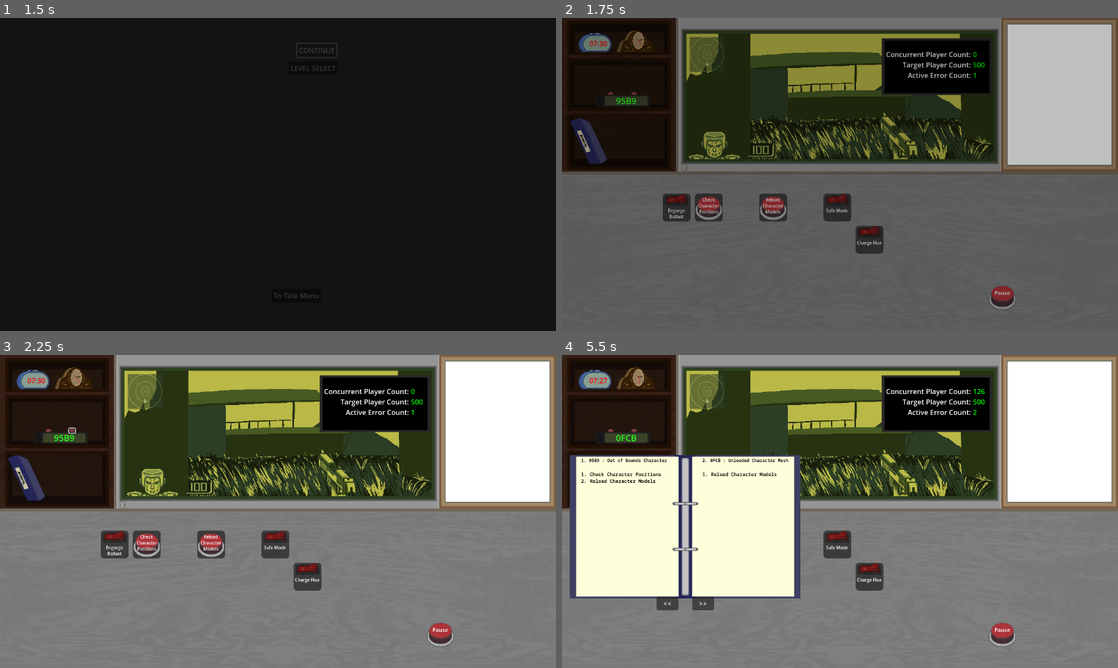
Above: before the commit, frames 1-4 (two rows, left to right).
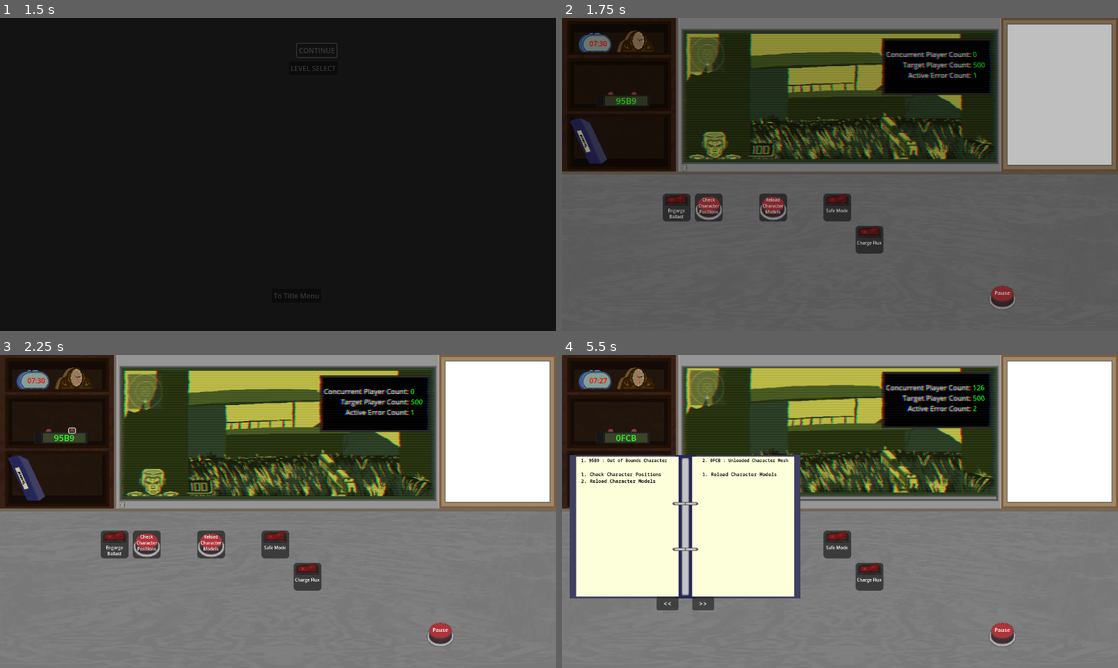
Above: after the commit, the same moments.

Repository: Carth501/team-ferret
Game: Godot game, scene res://scenes/main_menu.tscn
The game is run twice, just before and just after one commit, with the same random seed, the same clock (stepped at 60 frames per second) and the same inputs. Sound files missing from this copy of the repository are replaced by a short silence.
Inputs (mouse positions are in pixels of both pictures, inside the frame that each line leads up to):
- Up to frame 1 (1.5 s): click "NEW GAME" at 0.5 s; click "CONTINUE" at 1.25 s
- Up to frame 2 (1.75 s): no input
- Up to frame 3 (2.25 s): click (72, 430) at 2 s
- Up to frame 4 (5.5 s): click (634, 430) at 2.75 s; click (706, 545) at 3.52 s; click (612, 430) at 4.25 s; click (589, 477) at 5 s

Frame 1 is identical in both runs. In frame 2, 3.6% of the frame differs, in the area x 21-79%, y 4-46%; in frame 3, 4.4%; in frame 4, 7.4%.

Commit message:
Cubicle Shaders
Added some shaders licensed under CC0 to the cubicle game screen.

Diff:
--- a/scenes/cubicle.tscn
+++ b/scenes/cubicle.tscn
@@ -19,6 +19,9 @@
 [ext_resource type="Texture2D" uid="uid://csk45deete1px" path="res://assets/images/gun_frames/TS_Deagle_0005.png" id="12_jcpxg"]
 [ext_resource type="Texture2D" uid="uid://dtj1h1hi3lx68" path="res://assets/images/gun_frames/TS_Deagle_0006.png" id="13_v23kw"]
 [ext_resource type="Texture2D" uid="uid://dwt8rfrvbjosf" path="res://assets/images/gun_frames/TS_Deagle_0007.png" id="14_me3sa"]
+[ext_resource type="Shader" path="res://shaders/TV.gdshader" id="15_83n4x"]
+[ext_resource type="Shader" path="res://shaders/grain.gdshader" id="15_cu1ot"]
+[ext_resource type="Shader" path="res://shaders/LensDistortion.gdshader" id="15_lhxng"]
 [ext_resource type="Texture2D" uid="uid://bxoukhvxxx8jj" path="res://assets/images/gun_frames/TS_Deagle_0008.png" id="15_uprxk"]
 [ext_resource type="Texture2D" uid="uid://dpmbu1kir072h" path="res://assets/images/gun_frames/TS_Deagle_0009.png" id="16_byysa"]
 [ext_resource type="Texture2D" uid="uid://cf5n1nah75yql" path="res://assets/images/gun_frames/TS_Deagle_0010.png" id="17_1kxj8"]
@@ -34,6 +37,73 @@
 [ext_resource type="AudioStream" uid="uid://diriqhad4xvym" path="res://assets/audio/effects/Beep Beep.wav" id="31_rjpuj"]
 [ext_resource type="AudioStream" uid="uid://clp71mvvkju6l" path="res://assets/audio/effects/Single Beep.wav" id="32_k5f08"]
 
+[sub_resource type="SpriteFrames" id="SpriteFrames_bn0dg"]
+animations = [{
+"frames": [{
+"duration": 1.0,
+"texture": ExtResource("9_h5isx")
+}],
+"loop": true,
+"name": &"default",
+"speed": 5.0
+}, {
+"frames": [{
+"duration": 1.0,
+"texture": ExtResource("10_b2c4q")
+}, {
+"duration": 1.0,
+"texture": ExtResource("11_jmrc1")
+}, {
+"duration": 1.0,
+"texture": ExtResource("12_jcpxg")
+}, {
+"duration": 1.0,
+"texture": ExtResource("13_v23kw")
+}, {
+"duration": 1.0,
+"texture": ExtResource("14_me3sa")
+}, {
+"duration": 1.0,
+"texture": ExtResource("15_uprxk")
+}, {
+"duration": 1.0,
+"texture": ExtResource("16_byysa")
+}, {
+"duration": 1.0,
+"texture": ExtResource("17_1kxj8")
+}, {
+"duration": 1.0,
+"texture": ExtResource("18_kqlif")
+}],
+"loop": true,
+"name": &"fire",
+"speed": 25.0
+}]
+
+[sub_resource type="GDScript" id="GDScript_gndtr"]
+
+[sub_resource type="ShaderMaterial" id="ShaderMaterial_451s0"]
+shader = ExtResource("15_cu1ot")
+shader_parameter/colored = true
+shader_parameter/color_amount = 1.112
+shader_parameter/grain_amount = 0.07
+shader_parameter/grain_size = 2.612
+shader_parameter/lum_amount = 1.3
+
+[sub_resource type="ShaderMaterial" id="ShaderMaterial_ft71o"]
+shader = ExtResource("15_lhxng")
+shader_parameter/strength = 0.002
+
+[sub_resource type="ShaderMaterial" id="ShaderMaterial_tc2xr"]
+shader = ExtResource("15_83n4x")
+shader_parameter/vertJerkOpt = 0.2
+shader_parameter/vertMovementOpt = 0.0
+shader_parameter/bottomStaticOpt = 0.0
+shader_parameter/bottomStaticStrenth = 0.7
+shader_parameter/scalinesOpt = 0.8
+shader_parameter/rgbOffsetOpt = 0.225
+shader_parameter/horzFuzzOpt = 0.2
+
 [sub_resource type="SpriteFrames" id="SpriteFrames_0rx6q"]
 animations = [{
 "frames": [{
@@ -50,51 +120,6 @@
 "name": &"click",
 "speed": 15.0
 }]
-
-[sub_resource type="SpriteFrames" id="SpriteFrames_bn0dg"]
-animations = [{
-"frames": [{
-"duration": 1.0,
-"texture": ExtResource("9_h5isx")
-}],
-"loop": true,
-"name": &"default",
-"speed": 5.0
-}, {
-"frames": [{
-"duration": 1.0,
-"texture": ExtResource("10_b2c4q")
-}, {
-"duration": 1.0,
-"texture": ExtResource("11_jmrc1")
-}, {
-"duration": 1.0,
-"texture": ExtResource("12_jcpxg")
-}, {
-"duration": 1.0,
-"texture": ExtResource("13_v23kw")
-}, {
-"duration": 1.0,
-"texture": ExtResource("14_me3sa")
-}, {
-"duration": 1.0,
-"texture": ExtResource("15_uprxk")
-}, {
-"duration": 1.0,
-"texture": ExtResource("16_byysa")
-}, {
-"duration": 1.0,
-"texture": ExtResource("17_1kxj8")
-}, {
-"duration": 1.0,
-"texture": ExtResource("18_kqlif")
-}],
-"loop": true,
-"name": &"fire",
-"speed": 25.0
-}]
-
-[sub_resource type="GDScript" id="GDScript_gndtr"]
 
 [node name="Cubicle" type="Node" node_paths=PackedStringArray("control_panel", "timer_corral", "game_timer", "error_factory_controller", "manual_instance", "level_clock_handler")]
 script = ExtResource("1_b5jef")
@@ -138,6 +163,12 @@
 offset_bottom = 325.0
 texture = ExtResource("4_kv2wk")
 
+[node name="gun" type="AnimatedSprite2D" parent="Cubicle/Background"]
+position = Vector2(758, 261)
+sprite_frames = SubResource("SpriteFrames_bn0dg")
+animation = &"fire"
+script = SubResource("GDScript_gndtr")
+
 [node name="Console" type="TextureRect" parent="Cubicle/Background"]
 layout_mode = 0
 offset_left = 732.0
@@ -152,6 +183,38 @@
 offset_top = 30.0
 offset_right = -228.0
 offset_bottom = -112.0
+
+[node name="Screen_Shaders" type="Control" parent="Cubicle/Background"]
+anchors_preset = 0
+offset_right = 40.0
+offset_bottom = 40.0
+
+[node name="grain_shader" type="ColorRect" parent="Cubicle/Background/Screen_Shaders"]
+material = SubResource("ShaderMaterial_451s0")
+layout_mode = 0
+offset_left = 280.0
+offset_top = 30.0
+offset_right = 1000.0
+offset_bottom = 331.0
+color = Color(1, 1, 1, 0)
+
+[node name="lens_shader" type="ColorRect" parent="Cubicle/Background/Screen_Shaders"]
+material = SubResource("ShaderMaterial_ft71o")
+layout_mode = 0
+offset_left = 280.0
+offset_top = 30.0
+offset_right = 1000.0
+offset_bottom = 331.0
+color = Color(1, 1, 1, 0)
+
+[node name="tv_shader" type="ColorRect" parent="Cubicle/Background/Screen_Shaders"]
+material = SubResource("ShaderMaterial_tc2xr")
+layout_mode = 0
+offset_left = 280.0
+offset_top = 30.0
+offset_right = 1000.0
+offset_bottom = 331.0
+color = Color(1, 1, 1, 0)
 
 [node name="AnalogClock" parent="Cubicle" instance=ExtResource("26_h27ps")]
 position = Vector2(165, 53)
@@ -232,12 +295,6 @@
 
 [node name="CpcCalculator" parent="." node_paths=PackedStringArray("display") instance=ExtResource("7_dldy6")]
 display = NodePath("../Cubicle/Background/Console/CpcMonitor")
-
-[node name="gun" type="AnimatedSprite2D" parent="."]
-position = Vector2(758, 261)
-sprite_frames = SubResource("SpriteFrames_bn0dg")
-animation = &"fire"
-script = SubResource("GDScript_gndtr")
 
 [node name="manual" parent="." instance=ExtResource("5_neuwc")]
 offset_left = 18.0
--- /dev/null
+++ b/shaders/Grain.shader
@@ -0,0 +1,125 @@
+//SHADER ORIGINALY CREADED BY "spl!te" FROM GITHUB FOR GODOT 2.1
+//MODIFIED AND PORTED TO GODOT BY AHOPNESS (@ahopness)
+//LICENSE : CC0
+//COMATIBLE WITH : GLES2, GLES3
+//GITHUB LINK : https://github.com/splite/Godot_Film_Grain_Shader
+//ORIGINAL POST LINK : http://devlog-martinsh.blogspot.com/2013/05/image-imperfections-and-film-grain-post.html
+
+shader_type canvas_item;
+
+uniform bool colored = false; //colored noise?
+uniform float color_amount :hint_range(0, 1.3) = 0.6;
+uniform float grain_amount :hint_range(0, 0.07) = 0.025; //grain amount
+uniform float grain_size :hint_range(1, 3) = 1.6; //grain particle size (1.5 - 2.5)
+uniform float lum_amount :hint_range(0, 2) = 1.3;
+
+varying float time;
+
+void vertex(){
+	time = TIME;
+}
+
+//a random texture generator, but you can also use a pre-computed perturbation texture
+vec4 rnm(vec2 tc) {
+	float noise =  sin(dot(tc + vec2(time,time),vec2(12.9898,78.233))) * 43758.5453;
+	float noiseR =  fract(noise)*2.0-1.0;
+	float noiseG =  fract(noise*1.2154)*2.0-1.0;
+	float noiseB =  fract(noise*1.3453)*2.0-1.0;
+	float noiseA =  fract(noise*1.3647)*2.0-1.0;
+	return vec4(noiseR,noiseG,noiseB,noiseA);
+}
+
+float fade(float t) {
+	return t*t*t*(t*(t*6.0-15.0)+10.0);
+}
+
+float pnoise3D(vec3 p){
+	vec3 pi = 0.00390625*floor(p);
+	pi = vec3(pi.x+0.001953125, pi.y+0.001953125, pi.z+0.001953125);
+	vec3 pf = fract(p);     // Fractional part for interpolation
+
+	// Noise contributions from (x=0, y=0), z=0 and z=1
+	float perm00 = rnm(pi.xy).a ;
+	vec3 grad000 = rnm(vec2(perm00, pi.z)).rgb * 4.0;
+	grad000 = vec3(grad000.x - 1.0, grad000.y - 1.0, grad000.z - 1.0);
+	float n000 = dot(grad000, pf);
+	vec3 grad001 = rnm(vec2(perm00, pi.z + 0.00390625)).rgb * 4.0;
+	grad001 = vec3(grad001.x - 1.0, grad001.y - 1.0, grad001.z - 1.0);
+	float n001 = dot(grad001, pf - vec3(0.0, 0.0, 1.0));
+
+	// Noise contributions from (x=0, y=1), z=0 and z=1
+	float perm01 = rnm(pi.xy + vec2(0.0, 0.00390625)).a ;
+	vec3 grad010 = rnm(vec2(perm01, pi.z)).rgb * 4.0;
+	grad010 = vec3(grad010.x - 1.0, grad010.y - 1.0, grad010.z - 1.0);
+	float n010 = dot(grad010, pf - vec3(0.0, 1.0, 0.0));
+	vec3 grad011 = rnm(vec2(perm01, pi.z + 0.00390625)).rgb * 4.0;
+	grad011 = vec3(grad011.x - 1.0, grad011.y - 1.0, grad011.z - 1.0);
+	float n011 = dot(grad011, pf - vec3(0.0, 1.0, 1.0));
+
+	// Noise contributions from (x=1, y=0), z=0 and z=1
+	float perm10 = rnm(pi.xy + vec2(0.00390625, 0.0)).a ;
+	vec3  grad100 = rnm(vec2(perm10, pi.z)).rgb * 4.0;
+	grad100 = vec3(grad100.x - 1.0, grad100.y - 1.0, grad100.z - 1.0);
+	float n100 = dot(grad100, pf - vec3(1.0, 0.0, 0.0));
+	vec3  grad101 = rnm(vec2(perm10, pi.z + 0.00390625)).rgb * 4.0;
+	grad101 = vec3(grad101.x - 1.0, grad101.y - 1.0, grad101.z - 1.0);
+	float n101 = dot(grad101, pf - vec3(1.0, 0.0, 1.0));
+
+	// Noise contributions from (x=1, y=1), z=0 and z=1
+	float perm11 = rnm(pi.xy + vec2(0.00390625, 0.00390625)).a ;
+	vec3  grad110 = rnm(vec2(perm11, pi.z)).rgb * 4.0;
+	grad110 = vec3(grad110.x - 1.0, grad110.y - 1.0, grad110.z - 1.0);
+	float n110 = dot(grad110, pf - vec3(1.0, 1.0, 0.0));
+	vec3  grad111 = rnm(vec2(perm11, pi.z + 0.00390625)).rgb * 4.0;
+	grad111 = vec3(grad111.x - 1.0, grad111.y - 1.0, grad111.z - 1.0);
+	float n111 = dot(grad111, pf - vec3(1.0, 1.0, 1.0));
+
+	// Blend contributions along x
+	vec4 n_x = mix(vec4(n000, n001, n010, n011), vec4(n100, n101, n110, n111), fade(pf.x));
+
+	// Blend contributions along y
+	vec2 n_xy = mix(n_x.xy, n_x.zw, fade(pf.y));
+
+	// Blend contributions along z
+	float n_xyz = mix(n_xy.x, n_xy.y, fade(pf.z));
+
+	// We're done, return the final noise value.
+	return n_xyz;
+}
+
+//2d coordinate orientation thing
+vec2 coordRot(vec2 tc, float angle, vec2 screen_size){
+	float aspect = screen_size.x/screen_size.y;
+	float rotX = ((tc.x*2.0-1.0)*aspect*cos(angle)) - ((tc.y*2.0-1.0)*sin(angle));
+	float rotY = ((tc.y*2.0-1.0)*cos(angle)) + ((tc.x*2.0-1.0)*aspect*sin(angle));
+	rotX = ((rotX/aspect)*0.5+0.5);
+	rotY = rotY*0.5+0.5;
+	return vec2(rotX,rotY);
+}
+
+void fragment (){
+	vec2 screen_size = (1.0 / SCREEN_PIXEL_SIZE).xy;
+	vec3 rotOffset = vec3(1.425,3.892,5.835); //rotation offset values
+	vec2 rotCoordsR = coordRot(UV, time + rotOffset.x, screen_size);
+	vec3 noise = vec3(pnoise3D(vec3(rotCoordsR*vec2(screen_size.x/grain_size,screen_size.y/grain_size),0.0)));
+
+	if (colored){
+	    vec2 rotCoordsG = coordRot(UV, time + rotOffset.y, screen_size);
+	    vec2 rotCoordsB = coordRot(UV, time + rotOffset.z, screen_size);
+	    noise.g = mix(noise.r,pnoise3D(vec3(rotCoordsG*vec2(screen_size.x/grain_size,screen_size.y/grain_size),1.0)),color_amount);
+	    noise.b = mix(noise.r,pnoise3D(vec3(rotCoordsB*vec2(screen_size.x/grain_size,screen_size.y/grain_size),2.0)),color_amount);
+	}
+
+	vec3 col = texture(TEXTURE, UV).rgb;
+	vec3 lumcoeff = vec3(0.299,0.587,0.114);
+	float luminance = mix(0.0,dot(col, lumcoeff),lum_amount);
+	float lum = smoothstep(0.2,0.0,luminance);
+	lum += luminance;
+
+	noise = mix(noise,vec3(0.0),pow(lum,4.0));
+	col = col+noise*grain_amount;
+
+	vec4 SRC_COLOR = texture(SCREEN_TEXTURE, SCREEN_UV);
+
+	COLOR = vec4(col,1.0) * SRC_COLOR;
+}
--- /dev/null
+++ b/shaders/LensDistortion.gdshader
@@ -0,0 +1,30 @@
+//SHADER ORIGINALY CREADED BY "jcant0n" FROM SHADERTOY
+//MODIFIED AND PORTED TO GODOT BY AHOPNESS (@ahopness)
+//LICENSE : CC0
+//COMATIBLE WITH : GLES2, GLES3, WEBGL
+//SHADERTOY LINK : https://www.shadertoy.com/view/4sSSzz
+
+shader_type canvas_item;
+
+uniform sampler2D SCREEN_TEXTURE : hint_screen_texture, filter_linear_mipmap;
+uniform float strength :hint_range(-0.035, 0.035) = 0.0;
+
+void fragment(){
+	vec2 Resolution = 1.0 / SCREEN_PIXEL_SIZE;
+	vec2 uv = FRAGCOORD.xy / Resolution.xy;
+	float aspectRatio = Resolution.x / Resolution.y;
+
+
+	vec2 intensity = vec2(strength * aspectRatio);
+
+	vec2 coords = uv;
+	coords = (coords - 0.5) * 2.0;
+
+	vec2 realCoordOffs;
+	realCoordOffs.x = (1.0 - coords.y * coords.y) * intensity.y * (coords.x);
+	realCoordOffs.y = (1.0 - coords.x * coords.x) * intensity.x * (coords.y);
+
+	vec4 color = texture(SCREEN_TEXTURE, uv - realCoordOffs);
+
+	COLOR = vec4(color);
+}
--- /dev/null
+++ b/shaders/TV.gdshader
@@ -0,0 +1,125 @@
+//SHADER ORIGINALY CREADED BY "ehj1" FROM SHADERTOY
+//MODIFIED AND PORTED TO GODOT BY AHOPNESS (@ahopness)
+//LICENSE : CC0
+//COMATIBLE WITH : GLES2, GLES3
+//SHADERTOY LINK : https://www.shadertoy.com/view/ldXGW4
+
+shader_type canvas_item;
+
+uniform sampler2D SCREEN_TEXTURE : hint_screen_texture, filter_linear_mipmap;
+uniform float vertJerkOpt :hint_range(0,1) = 0.2;
+uniform float vertMovementOpt :hint_range(0,1) = 0.0;
+uniform float bottomStaticOpt :hint_range(0,5) = 0.0;
+uniform float bottomStaticStrenth :hint_range(0.0, 1.5) = 0.7;
+uniform float scalinesOpt :hint_range(0,6) = 0.8;
+uniform float rgbOffsetOpt :hint_range(0,2) = 0.2;
+uniform float horzFuzzOpt :hint_range(0,5) = 0.15;
+
+// Noise generation functions borrowed from:
+// https://github.com/ashima/webgl-noise/blob/master/src/noise2D.glsl
+
+vec3 mod289vec3(vec3 x){
+	return x - floor(x * (1.0 / 289.0)) * 289.0;
+}
+
+vec2 mod289vec2(vec2 x){
+	return x - floor(x * (1.0 / 289.0)) * 289.0;
+}
+
+vec3 permute(vec3 x){
+	return mod289vec3(((x*34.0)+1.0)*x);
+}
+
+float snoise(vec2 v){
+	const vec4 C = vec4(0.211324865405187,  // (3.0-sqrt(3.0))/6.0
+						0.366025403784439,  // 0.5*(sqrt(3.0)-1.0)
+						-0.577350269189626, // -1.0 + 2.0 * C.x
+						0.024390243902439); // 1.0 / 41.0
+	// First corner
+	vec2 i  = floor(v + dot(v, C.yy) );
+	vec2 x0 = v -   i + dot(i, C.xx);
+
+	// Other corners
+	vec2 i1;
+	//i1.x = step( x0.y, x0.x ); // x0.x > x0.y ? 1.0 : 0.0
+	//i1.y = 1.0 - i1.x;
+	i1 = (x0.x > x0.y) ? vec2(1.0, 0.0) : vec2(0.0, 1.0);
+	// x0 = x0 - 0.0 + 0.0 * C.xx ;
+	// x1 = x0 - i1 + 1.0 * C.xx ;
+	// x2 = x0 - 1.0 + 2.0 * C.xx ;
+	vec4 x12 = x0.xyxy + C.xxzz;
+	x12.xy -= i1;
+
+	// Permutations
+	i = mod289vec2(i); // Avoid truncation effects in permutation
+	vec3 p = permute( permute( i.y + vec3(0.0, i1.y, 1.0 ))
+	+ i.x + vec3(0.0, i1.x, 1.0 ));
+
+	vec3 m = max(0.5 - vec3(dot(x0,x0), dot(x12.xy,x12.xy), dot(x12.zw,x12.zw)), 0.0);
+	m = m*m ;
+	m = m*m ;
+
+	// Gradients: 41 points uniformly over a line, mapped onto a diamond.
+	// The ring size 17*17 = 289 is close to a multiple of 41 (41*7 = 287)
+
+	vec3 x = 2.0 * fract(p * C.www) - 1.0;
+	vec3 h = abs(x) - 0.5;
+	vec3 ox = floor(x + 0.5);
+	vec3 a0 = x - ox;
+
+	// Normalise gradients implicitly by scaling m
+	// Approximation of: m *= inversesqrt( a0*a0 + h*h );
+	m *= 1.79284291400159 - 0.85373472095314 * ( a0*a0 + h*h );
+
+	// Compute final noise value at P
+	vec3 g;
+	g.x  = a0.x  * x0.x  + h.x  * x0.y;
+	g.yz = a0.yz * x12.xz + h.yz * x12.yw;
+	return 130.0 * dot(m, g);
+}
+
+float staticV(vec2 uv, float time){
+	float staticHeight = snoise(vec2(9.0,float(time)*1.2+3.0))*bottomStaticStrenth+5.0;
+	float staticAmount = snoise(vec2(1.0,time*1.2-6.0))*0.1+0.3;
+	float staticStrength = snoise(vec2(-9.75,time*0.6-3.0))*2.0+2.0;
+	return (1.0-step(snoise(vec2(5.0*pow(time,2.0)+pow(uv.x*7.0,1.2),pow((mod(time,100.0)+100.0)*uv.y*0.3+3.0,staticHeight))),staticAmount))*staticStrength;
+}
+
+
+void fragment(){
+	vec2 uv =  FRAGCOORD.xy / (1.0 / SCREEN_PIXEL_SIZE).xy;
+
+	float jerkOffset = (1.0-step(snoise(vec2(TIME*1.3,5.0)),0.8))*0.05;
+
+	float fuzzOffset = snoise(vec2(TIME*15.0,uv.y*80.0))*0.003;
+	float largeFuzzOffset = snoise(vec2(TIME*1.0,uv.y*25.0))*0.004;
+
+	float vertMovementOn = (1.0-step(snoise(vec2(TIME*0.2,8.0)),0.4))*vertMovementOpt;
+	float vertJerk = (1.0-step(snoise(vec2(TIME*1.5,5.0)),0.6))*vertJerkOpt;
+	float vertJerk2 = (1.0-step(snoise(vec2(TIME*5.5,5.0)),0.2))*vertJerkOpt;
+	float yOffset = abs(sin(TIME)*4.0)*vertMovementOn+vertJerk*vertJerk2*0.3;
+	float _y = mod(uv.y+yOffset,1.0);
+
+
+	float xOffset = (fuzzOffset + largeFuzzOffset) * horzFuzzOpt;
+
+	float staticVal = 0.0;
+
+	for (float y = -1.0; y <= 1.0; y += 1.0) {
+		float maxDist = 5.0/200.0;
+		float dist = y/200.0;
+		staticVal += staticV(vec2(uv.x,uv.y+dist), TIME)*(maxDist-abs(dist))*1.5;
+	}
+
+	staticVal *= bottomStaticOpt;
+
+	float red = texture(SCREEN_TEXTURE, vec2(uv.x + xOffset -0.01*rgbOffsetOpt,_y)).r+staticVal;
+	float green = texture(SCREEN_TEXTURE, vec2(uv.x + xOffset,_y)).g+staticVal;
+	float blue = texture(SCREEN_TEXTURE, vec2(uv.x + xOffset +0.01*rgbOffsetOpt,_y)).b+staticVal;
+
+	vec3 color = vec3(red,green,blue);
+	float scanline = sin(uv.y*800.0)*0.04*scalinesOpt;
+	color -= scanline;
+
+	COLOR = vec4(color,1.0);
+}
--- /dev/null
+++ b/shaders/grain.gdshader
@@ -0,0 +1,126 @@
+//SHADER ORIGINALY CREADED BY "spl!te" FROM GITHUB FOR GODOT 2.1
+//MODIFIED AND PORTED TO GODOT BY AHOPNESS (@ahopness)
+//LICENSE : CC0
+//COMATIBLE WITH : GLES2, GLES3
+//GITHUB LINK : https://github.com/splite/Godot_Film_Grain_Shader
+//ORIGINAL POST LINK : http://devlog-martinsh.blogspot.com/2013/05/image-imperfections-and-film-grain-post.html
+
+shader_type canvas_item;
+
+uniform sampler2D SCREEN_TEXTURE : hint_screen_texture, filter_linear_mipmap;
+uniform bool colored = false; //colored noise?
+uniform float color_amount :hint_range(0, 1.3) = 0.6;
+uniform float grain_amount :hint_range(0, 0.07) = 0.025; //grain amount
+uniform float grain_size :hint_range(1, 3) = 1.6; //grain particle size (1.5 - 2.5)
+uniform float lum_amount :hint_range(0, 2) = 1.3;
+
+varying float time;
+
+void vertex(){
+	time = TIME;
+}
+
+//a random texture generator, but you can also use a pre-computed perturbation texture
+vec4 rnm(vec2 tc) {
+	float noise =  sin(dot(tc + vec2(time,time),vec2(12.9898,78.233))) * 43758.5453;
+	float noiseR =  fract(noise)*2.0-1.0;
+	float noiseG =  fract(noise*1.2154)*2.0-1.0;
+	float noiseB =  fract(noise*1.3453)*2.0-1.0;
+	float noiseA =  fract(noise*1.3647)*2.0-1.0;
+	return vec4(noiseR,noiseG,noiseB,noiseA);
+}
+
+float fade(float t) {
+	return t*t*t*(t*(t*6.0-15.0)+10.0);
+}
+
+float pnoise3D(vec3 p){
+	vec3 pi = 0.00390625*floor(p);
+	pi = vec3(pi.x+0.001953125, pi.y+0.001953125, pi.z+0.001953125);
+	vec3 pf = fract(p);     // Fractional part for interpolation
+
+	// Noise contributions from (x=0, y=0), z=0 and z=1
+	float perm00 = rnm(pi.xy).a ;
+	vec3 grad000 = rnm(vec2(perm00, pi.z)).rgb * 4.0;
+	grad000 = vec3(grad000.x - 1.0, grad000.y - 1.0, grad000.z - 1.0);
+	float n000 = dot(grad000, pf);
+	vec3 grad001 = rnm(vec2(perm00, pi.z + 0.00390625)).rgb * 4.0;
+	grad001 = vec3(grad001.x - 1.0, grad001.y - 1.0, grad001.z - 1.0);
+	float n001 = dot(grad001, pf - vec3(0.0, 0.0, 1.0));
+
+	// Noise contributions from (x=0, y=1), z=0 and z=1
+	float perm01 = rnm(pi.xy + vec2(0.0, 0.00390625)).a ;
+	vec3 grad010 = rnm(vec2(perm01, pi.z)).rgb * 4.0;
+	grad010 = vec3(grad010.x - 1.0, grad010.y - 1.0, grad010.z - 1.0);
+	float n010 = dot(grad010, pf - vec3(0.0, 1.0, 0.0));
+	vec3 grad011 = rnm(vec2(perm01, pi.z + 0.00390625)).rgb * 4.0;
+	grad011 = vec3(grad011.x - 1.0, grad011.y - 1.0, grad011.z - 1.0);
+	float n011 = dot(grad011, pf - vec3(0.0, 1.0, 1.0));
+
+	// Noise contributions from (x=1, y=0), z=0 and z=1
+	float perm10 = rnm(pi.xy + vec2(0.00390625, 0.0)).a ;
+	vec3  grad100 = rnm(vec2(perm10, pi.z)).rgb * 4.0;
+	grad100 = vec3(grad100.x - 1.0, grad100.y - 1.0, grad100.z - 1.0);
+	float n100 = dot(grad100, pf - vec3(1.0, 0.0, 0.0));
+	vec3  grad101 = rnm(vec2(perm10, pi.z + 0.00390625)).rgb * 4.0;
+	grad101 = vec3(grad101.x - 1.0, grad101.y - 1.0, grad101.z - 1.0);
+	float n101 = dot(grad101, pf - vec3(1.0, 0.0, 1.0));
+
+	// Noise contributions from (x=1, y=1), z=0 and z=1
+	float perm11 = rnm(pi.xy + vec2(0.00390625, 0.00390625)).a ;
+	vec3  grad110 = rnm(vec2(perm11, pi.z)).rgb * 4.0;
+	grad110 = vec3(grad110.x - 1.0, grad110.y - 1.0, grad110.z - 1.0);
+	float n110 = dot(grad110, pf - vec3(1.0, 1.0, 0.0));
+	vec3  grad111 = rnm(vec2(perm11, pi.z + 0.00390625)).rgb * 4.0;
+	grad111 = vec3(grad111.x - 1.0, grad111.y - 1.0, grad111.z - 1.0);
+	float n111 = dot(grad111, pf - vec3(1.0, 1.0, 1.0));
+
+	// Blend contributions along x
+	vec4 n_x = mix(vec4(n000, n001, n010, n011), vec4(n100, n101, n110, n111), fade(pf.x));
+
+	// Blend contributions along y
+	vec2 n_xy = mix(n_x.xy, n_x.zw, fade(pf.y));
+
+	// Blend contributions along z
+	float n_xyz = mix(n_xy.x, n_xy.y, fade(pf.z));
+
+	// We're done, return the final noise value.
+	return n_xyz;
+}
+
+//2d coordinate orientation thing
+vec2 coordRot(vec2 tc, float angle, vec2 screen_size){
+	float aspect = screen_size.x/screen_size.y;
+	float rotX = ((tc.x*2.0-1.0)*aspect*cos(angle)) - ((tc.y*2.0-1.0)*sin(angle));
+	float rotY = ((tc.y*2.0-1.0)*cos(angle)) + ((tc.x*2.0-1.0)*aspect*sin(angle));
+	rotX = ((rotX/aspect)*0.5+0.5);
+	rotY = rotY*0.5+0.5;
+	return vec2(rotX,rotY);
+}
+
+void fragment (){
+	vec2 screen_size = (1.0 / SCREEN_PIXEL_SIZE).xy;
+	vec3 rotOffset = vec3(1.425,3.892,5.835); //rotation offset values
+	vec2 rotCoordsR = coordRot(UV, time + rotOffset.x, screen_size);
+	vec3 noise = vec3(pnoise3D(vec3(rotCoordsR*vec2(screen_size.x/grain_size,screen_size.y/grain_size),0.0)));
+
+	if (colored){
+	    vec2 rotCoordsG = coordRot(UV, time + rotOffset.y, screen_size);
+	    vec2 rotCoordsB = coordRot(UV, time + rotOffset.z, screen_size);
+	    noise.g = mix(noise.r,pnoise3D(vec3(rotCoordsG*vec2(screen_size.x/grain_size,screen_size.y/grain_size),1.0)),color_amount);
+	    noise.b = mix(noise.r,pnoise3D(vec3(rotCoordsB*vec2(screen_size.x/grain_size,screen_size.y/grain_size),2.0)),color_amount);
+	}
+
+	vec3 col = texture(TEXTURE, UV).rgb;
+	vec3 lumcoeff = vec3(0.299,0.587,0.114);
+	float luminance = mix(0.0,dot(col, lumcoeff),lum_amount);
+	float lum = smoothstep(0.2,0.0,luminance);
+	lum += luminance;
+
+	noise = mix(noise,vec3(0.0),pow(lum,4.0));
+	col = col+noise*grain_amount;
+
+	vec4 SRC_COLOR = texture(SCREEN_TEXTURE, SCREEN_UV);
+
+	COLOR = vec4(col,1.0) * SRC_COLOR;
+}
Not shown: 1 places in scenes/credits.tscn that only renumber resources
Not shown: 1 places in scenes/cubicle.tscn that only renumber resources
Not shown: 1 places in scenes/main_menu.tscn that only renumber resources
Not shown, added: shaders/GraB66.tmp
